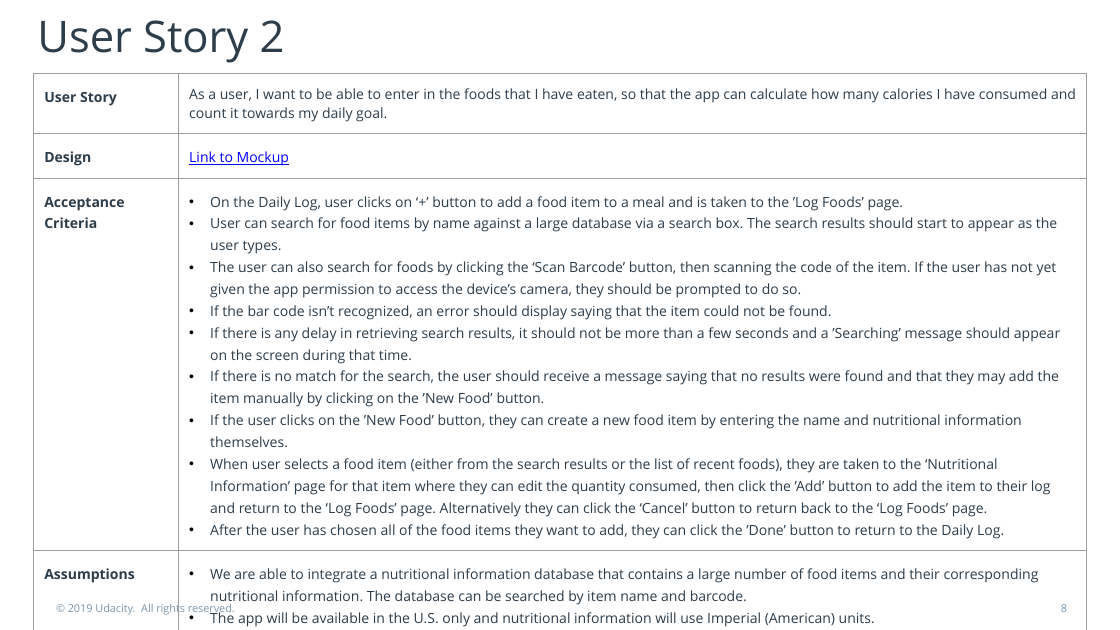
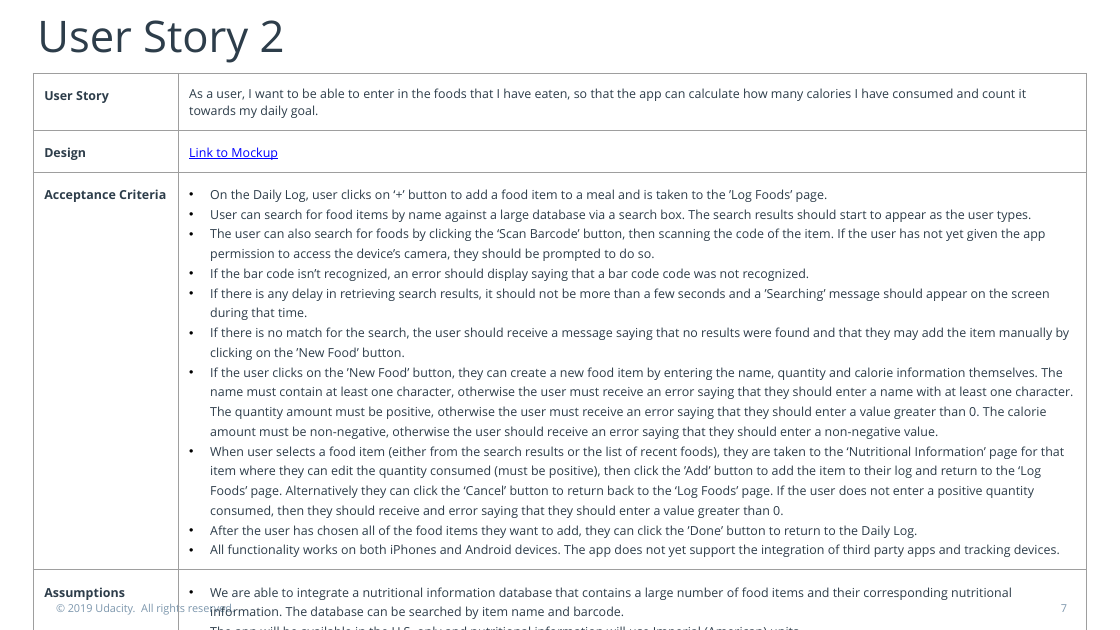
Before and after one commit to maleina/Health-App-Product-Management, a slide deck: slide 7 of 3 - Product Development/Project Presentation Course 3.pptx (slide 8 before the commit). Drawn at 1120x630 pixels with LibreOffice and Linux fonts; fonts in the diff are those of the drawing. Boxes give left, top, right and bottom in pixels: in the first picture for what was removed or moved away, otherwise in the second. Text is boxed around its words. In the diff, an @@ line names an element or a change of style, - is before the commit and + after.

```diff
--- a/3 - Product Development/Project Presentation Course 3.pptx
+++ b/3 - Product Development/Project Presentation Course 3.pptx
@@ table at [34, 74, 1086, 623] @@
-row 3, column 2: On the Daily Log, user clicks on ‘+’ button to add a food item to a meal and is taken to the ’Log Foods’ page. / User can search for food items by name against a large database via a search box. The search results should start to appear as the user types. / The user can also search for foods by clicking the ‘Scan Barcode’ button, then scanning the code of the item. If the user has not yet given the app permission to access the device’s camera, they should be prompted to do so. / If the bar code isn’t recognized, an error should display saying that the item could not be found. / If there is any delay in retrieving search results, it should not be more than a few seconds and a ’Searching’ message should appear on the screen during that time. / If there is no match for the search, the user should receive a message saying that no results were found and that they may add the item manually by clicking on the ’New Food’ button. / If the user clicks on the ’New Food’ button, they can create a new food item by entering the name and nutritional information themselves. / When user selects a food item (either from the search results or the list of recent foods), they are taken to the ‘Nutritional Information’ page for that item where they can edit the quantity consumed, then click the ’Add’ button to add the item to their log and return to the ‘Log Foods’ page. Alternatively they can click the ‘Cancel’ button to return back to the ‘Log Foods’ page. / After the user has chosen all of the food items they want to add, they can click the ’Done’ button to return to the Daily Log.
+row 3, column 2: On the Daily Log, user clicks on ‘+’ button to add a food item to a meal and is taken to the ’Log Foods’ page. / User can search for food items by name against a large database via a search box. The search results should start to appear as the user types. / The user can also search for foods by clicking the ‘Scan Barcode’ button, then scanning the code of the item. If the user has not yet given the app permission to access the device’s camera, they should be prompted to do so. / If the bar code isn’t recognized, an error should display saying that a bar code code was not recognized. / If there is any delay in retrieving search results, it should not be more than a few seconds and a ’Searching’ message should appear on the screen during that time. / If there is no match for the search, the user should receive a message saying that no results were found and that they may add the item manually by clicking on the ’New Food’ button. / If the user clicks on the ’New Food’ button, they can create a new food item by entering the name, quantity and calorie information themselves. The name must contain at least one character, otherwise the user must receive an error saying that they should enter a name with at least one character. The quantity amount must be positive, otherwise the user must receive an error saying that they should enter a value greater than 0. The calorie amount must be non-negative, otherwise the user should receive an error saying that they should enter a non-negative value. / When user selects a food item (either from the search results or the list of recent foods), they are taken to the ‘Nutritional Information’ page for that item where they can edit the quantity consumed (must be positive), then click the ’Add’ button to add the item to their log and return to the ‘Log Foods’ page. Alternatively they can click the ‘Cancel’ button to return back to the ‘Log Foods’ page. If the user does not enter a positive quantity consumed, then they should receive and error saying that they should enter a value greater than 0. / After the user has chosen all of the food items they want to add, they can click the ’Done’ button to return to the Daily Log. / All functionality works on both iPhones and Android devices. The app does not yet support the integration of third party apps and tracking devices.
@@ size 9 to 8 pt in "User Story", "As a user, I want to be ...", "Design", "Link to Mockup" and 4 more places @@
@@ page number at [1061, 604, 1067, 612]: text changed @@
-8
+7
```
Also in this commit, not shown: 10 other slides changed, 10 slides removed, 2 other files.
